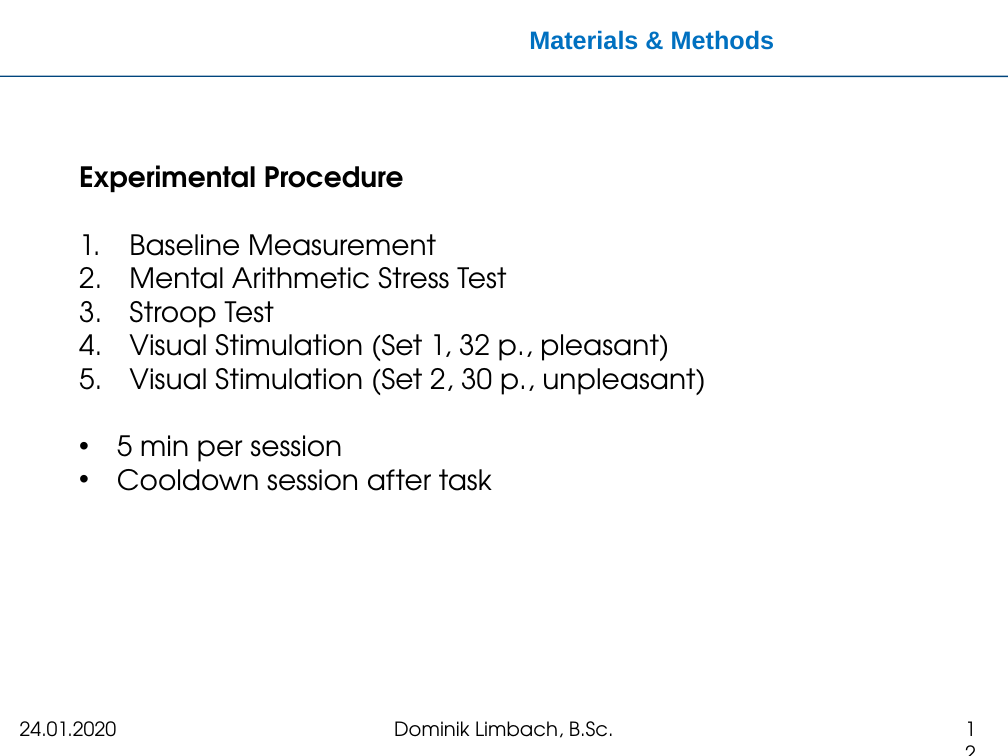
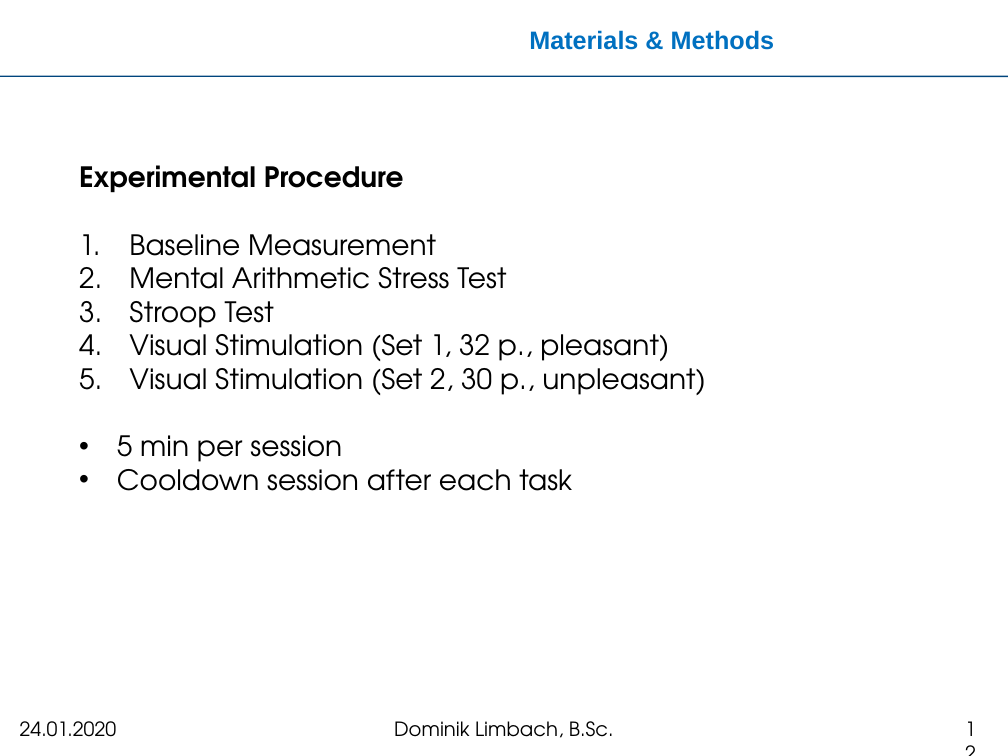
Before and after one commit to meistalampe/MTEC, a slide deck: slide 12 of Kolloquium-Master/kolloquium.pptx. Drawn at 1008x756 pixels with LibreOffice and Linux fonts; fonts in the diff are those of the drawing; background and template pictures are left out. Boxes give left, top, right and bottom in pixels: in the first picture for what was removed or moved away, otherwise in the second. Text is boxed around its words. In the diff, an @@ line names an element or a change of style, - is before the commit and + after.

Commit message:
ud

```diff
--- a/Kolloquium-Master/kolloquium.pptx
+++ b/Kolloquium-Master/kolloquium.pptx
@@ text at (117, 460, 572, 491): text changed @@
-• Cooldown session after task
+• Cooldown session after each task
```
